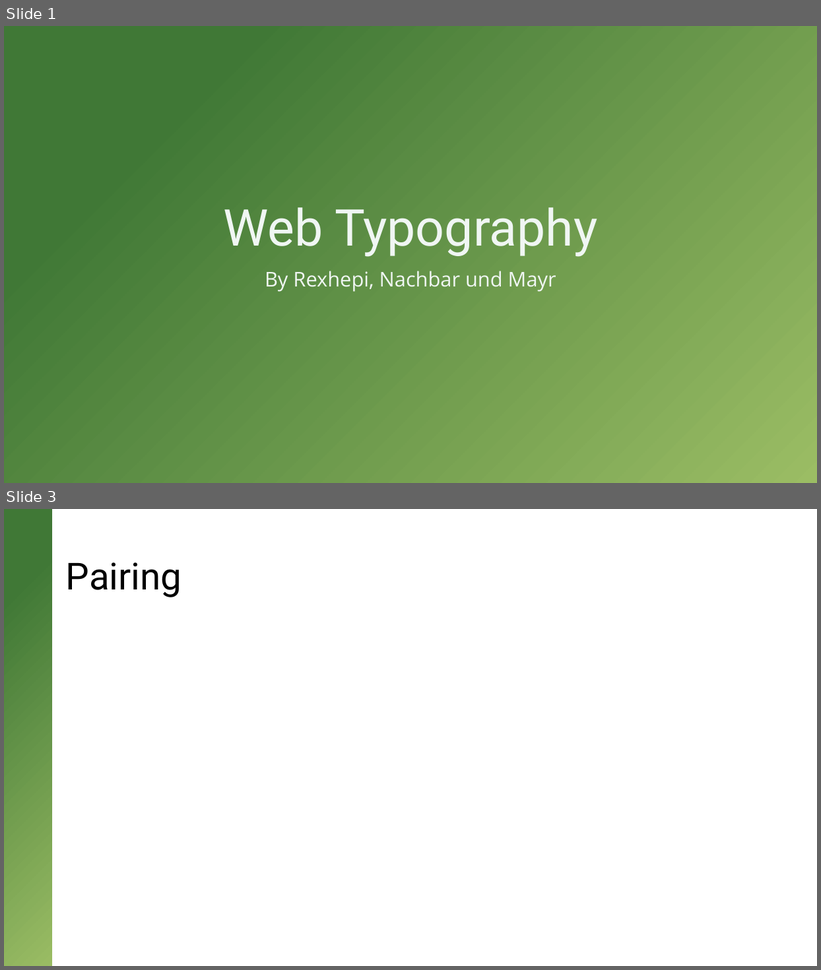
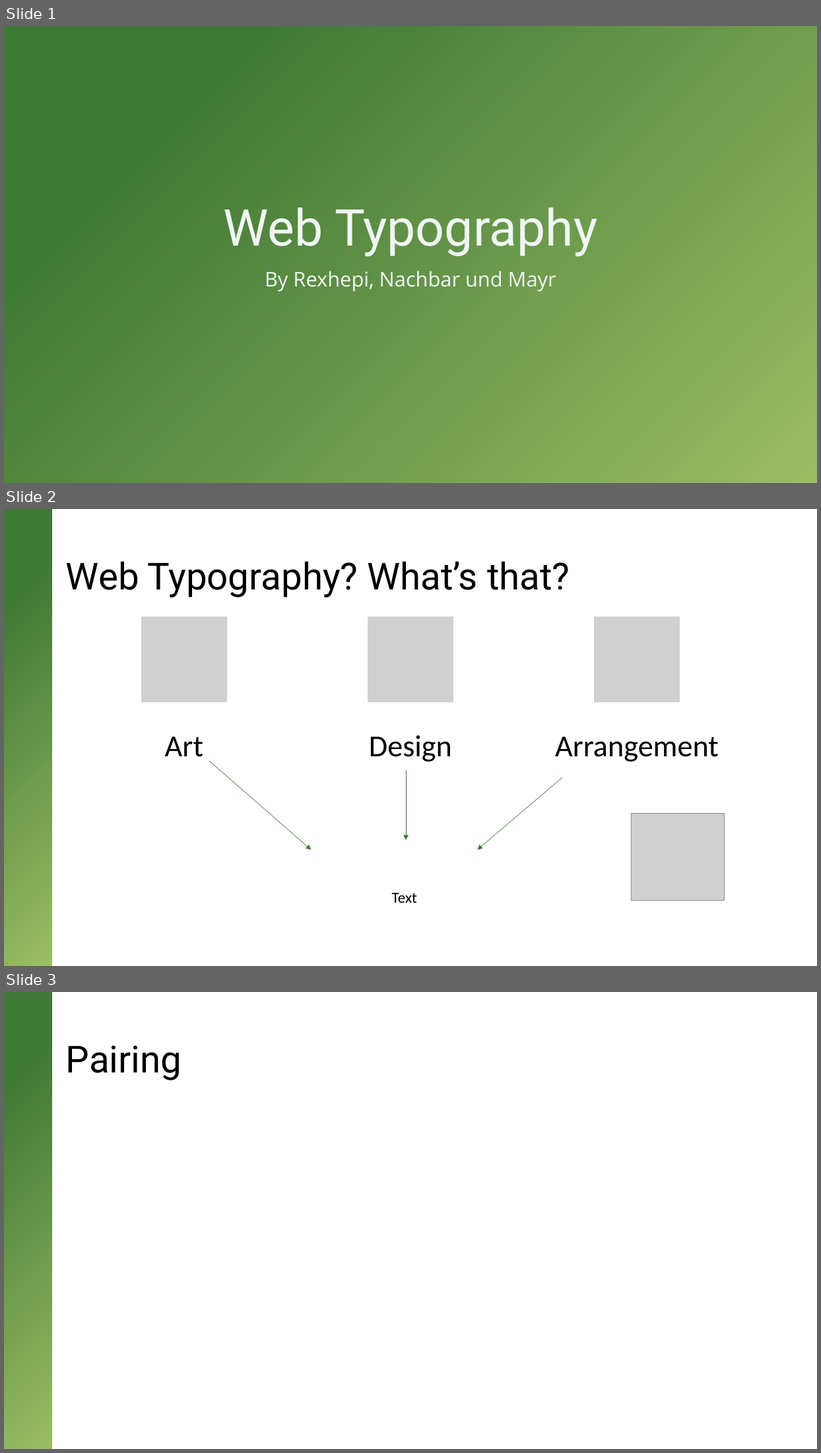
Before and after one commit to lumi200/web-krafl, a slide deck: PPT/Typography.pptx. Shown one above the other, each under a label of ours: slides 1 and 3 before the commit, slides 1, 2 and 3 after it; the slides between them are not shown. The pictures are 821x970 and 821x1453 pixels, drawn with LibreOffice and Linux fonts; fonts in the diff are those of the drawing; grey boxes stand for pictures. Boxes give left, top, right and bottom in pixels: in the first picture for what was removed or moved away, otherwise in the second. Text is boxed around its words. In the diff, an @@ line names an element or a change of style, - is before the commit and + after.

```diff
--- a/PPT/Typography.pptx
+++ b/PPT/Typography.pptx
@@ slide 2 added at [4, 509, 817, 966], background #FFFFFF; not listed: 1 template element that a slide beside it also shows @@
@@ rectangle added at [4, 509, 52, 966], fill gradient #9BBD64 to #407836 @@
@@ title added at [66, 561, 570, 597], 44 pt, text #000000 @@
+Web Typography? What’s that?
@@ group added at [141, 616, 719, 762]: 3 pictures, 3 texts @@
+Art
+Design
+Arrangement
@@ arrow added from (209, 762) to (312, 850), #407836 0.5 pt @@
@@ arrow added from (406, 770) to (406, 840), #407836 0.5 pt @@
@@ arrow added from (563, 778) to (477, 850), #407836 0.5 pt @@
@@ picture added at [631, 813, 725, 900] @@
@@ text added at [392, 893, 417, 903], 18 pt, text #000000 @@
+Text
```
Also in this commit, not shown: 1 slide removed, 1 other file.
